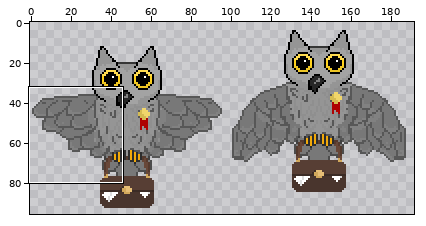
One commit to this sprite sheet: CCGJ2022/Assets/Resources/Sprites/owl.png. Above: a wide view before the commit, with the close-up outlined.
Close-up. As it was:
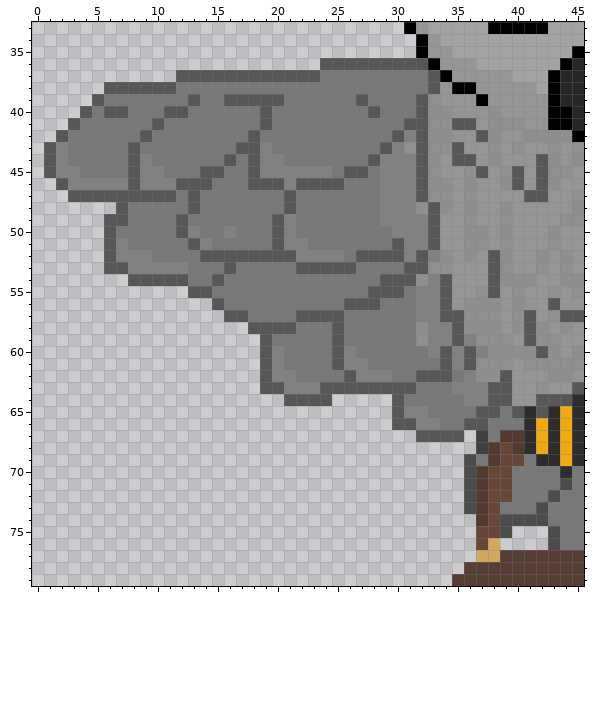
The file is 192x96 pixels. Colours within 5 levels of each other are drawn and written as one. Shown: x 0..45, y 33..79. The commit also changed other parts of the picture, which this record leaves out.
The result:
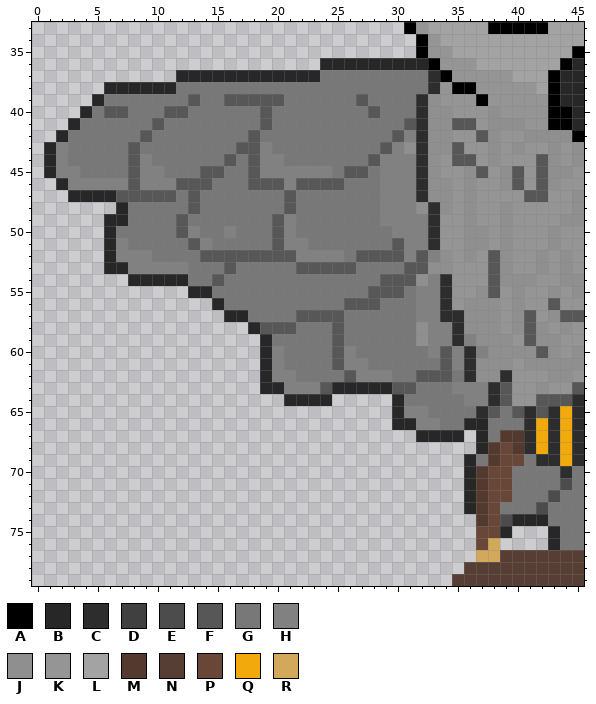
Palette (. is transparent): A #000000  B #272727  C #2d2d2d  D #404040  E #4c4c4c  F #575757  G #787878  H #818181  J #8f8f8f  K #959595  L #a3a3a3  M #543a2e  N #573e34  P #684738  Q #f1a90b  R #d2a85b
Edits made:
@@ x 0..45 @@
 35 ................................AKKLLLLLLLLLLA
-36 ........................FFFFFFFFFAKKKLLLLLLLAB
-37 ............FFFFFFFFFFFFGGGGGGGGGFAKKKKKLLLABB
-38 ......FFFFFFGGGGGGGGGGGGGGGGGGGGGFKAAKKKKKLABB
-39 .....FGGGGGGGFGGFFFFFGGGGGGFGGGGFJKKKAKKKKKABB
-40 ....FGFFGGGFFGGGGGGFGGGGGGGGFGGGFJJKKKJKKKKAAB
-41 ...FGGGGGGFGGGGGGGGFGGGGGGGGGGGFFJJFFKJJJKKAAB
-42 ..FGGGGGGFGGGGGGGGFGGGGGGGGGGGFHFJJKKFJKKJJJJA
-43 .FHGGGGGFGGGGGGGGFFHGGGGGGGGGFHJFJJFKKJKJKKJKJ
-44 .FHGGGGGFHGGGGGGFGFHHGGGGGGGFHHHFJKFFKJKKKFJKJ
-45 .FHHGGGGFHHGGGFFGGFHHHHHHGFFGHHHFJKKJFKJFKFJJK
-46 ..FHHHHHFHHHFFFGGGFFFHFFFFGGGHHHFJJKJKKJFKFJKK
-47 ...FFFFFFFFFGFGGGGGGGFGGGGGGGHHHFJJKJKKKKFFKKJ
-48 .......FGGGGGFGGGGGGGFGGGGGGGHHHJFJKJKKJKKKKKJ
-49 ......FFGGGGFGGGGGGGFHGGGGGGGHHHHFKKJKKJKKKKJJ
-50 ......FGGGGGFHGGHGGGFHGGGGGGGGHHHFKKJJKJKKKJKK
-51 ......FHGGGGGFHGGGGGFHHGGGGGGGFHHFKKJJKJKKKJKK
-52 ......FHHHGGGGFFFFFFFFHHHHGFFFFHFHJKJKFJKKJKJK
-53 ......FFHHHHHGGGFGGGGGFFFFFGGGGFFJJKKKFJKKJKJK
-54 ........FFFFFGGFGGGGGGGGGGGGGFFFJHFKKKFJJJKKJJ
-55 .............FFGGGGGGGGGGGGGFFFGHHFKKJFKJKKJKJ
-56 ...............FGGGGGGGGGGFFFGGGHHFKJJJKJKKFKK
-57 ................FFGGGGFFFFGGGGGGHHFFJJJKJFKJFF
-58 ..................FFFFGGGFGGGGGGJHHFJJJKJFJKJK
-59 ...................FGGGGGFGGGGGGJHHFHJJJKFJJKK
-60 ...................FHGGGGFHGGGGGGHFHFHJJJJFJKJ
-61 ...................FHGGGGFHHGGGGGGFHFJJJKJJJJJ
-62 ...................FHHGGGGFHHHGGFFFGHJJFKKKJJK
-63 ...................FFHHHFFFFFFFFGGGHHHFFKKJKKF
-64 .....................FFFF.....FGGGGGHHFFKKFFFC
-65 ..............................FHHGGGGFFGFCFCQC
-66 ..............................FFHHGGFFGGGCQCQC
-67 ................................FFFF.DGMMCQCQC
-68 .....................................DMPMCQCQC
-69 ....................................EGMPPGCCQC
-70 ....................................EMPPGGGGCG
-71 ....................................EMPPGGGGEG
-72 ....................................EMPPGGGEGG
-73 ....................................EMPGGGEGGG
-74 .....................................MPEEEEGGG
-75 .....................................PPE...EGG
-76 .....................................PR....EGG
+36 ........................BBBBBBBBBAKKKLLLLLLLAB
+37 ............BBBBBBBBBBBBGGGGGGGGGCAKKKKKLLLABB
+38 ......BBBBBBGGGGGGGGGGGGGGGGGGGGGCKAAKKKKKLABB
+39 .....BGGGGGGGFGGFFFFFGGGGGGFGGGGCJKKKAKKKKKABB
+40 ....BGFFGGGFFGGGGGGFGGGGGGGGFGGGCJJKKKJKKKKAAB
+41 ...BGGGGGGFGGGGGGGGFGGGGGGGGGGGFCJJFFKJJJKKAAB
+42 ..BGGGGGGFGGGGGGGGFGGGGGGGGGGGFHCJJKKFJKKJJJJA
+43 .BHGGGGGFGGGGGGGGFFHGGGGGGGGGFHJCJJFKKJKJKKJKJ
+44 .BHGGGGGFHGGGGGGFGFHHGGGGGGGFHHHCJKFFKJKKKFJKJ
+45 .BHHGGGGFHHGGGFFGGFHHHHHHGFFGHHHCJKKJFKJFKFJJK
+46 ..BHHHHHFHHHFFFGGGFFFHFFFFGGGHHHCJJKJKKJFKFJKK
+47 ...BBBBFFFFFGFGGGGGGGFGGGGGGGHHHCJJKJKKKKFFKKJ
+48 .......BGGGGGFGGGGGGGFGGGGGGGHHHJCJKJKKJKKKKKJ
+49 ......BBGGGGFGGGGGGGFHGGGGGGGHHHHCKKJKKJKKKKJJ
+50 ......BGGGGGFHGGHGGGFHGGGGGGGGHHHCKKJJKJKKKJKK
+51 ......BHGGGGGFHGGGGGFHHGGGGGGGFHHCKKJJKJKKKJKK
+52 ......BHHHGGGGFFFFFFFFHHHHGFFFFHFHJKJKFJKKJKJK
+53 ......BBHHHHHGGGFGGGGGFFFFFGGGGFFJJKKKFJKKJKJK
+54 ........BBBBBGGFGGGGGGGGGGGGGFFFJHCKKKFJJJKKJJ
+55 .............BBGGGGGGGGGGGGGFFFGHHCKKJFKJKKJKJ
+56 ...............BGGGGGGGGGGFFFGGGHHCKJJJKJKKFKK
+57 ................BBGGGGFFFFGGGGGGHHCCJJJKJFKJFF
+58 ..................BFFFGGGFGGGGGGJHHCJJJKJFJKJK
+59 ...................BGGGGGFGGGGGGJHHCHJJJKFJJKK
+60 ...................BHGGGGFHGGGGGGHFHCHJJJJFJKJ
+61 ...................BHGGGGFHHGGGGGGFHCJJJKJJJJJ
+62 ...................BHHGGGGFHHHGGFFFGCJJCKKKJJK
+63 ...................BBHHHFBBBBBFFGGGHHHCFKKJKKF
+64 .....................BBBB.....BGGGGGHHCFKKFFFC
+65 ..............................BHHGGGGCFGFCFCQC
+66 ..............................BBHHGGBBGGGCQCQC
+67 ................................BBBB.BGMMCQCQC
+68 .....................................BMPMCQCQC
+69 ....................................BGMPPGCCQC
+70 ....................................BMPPGGGGCG
+71 ....................................BMPPGGGGEG
+72 ....................................BMPPGGGEGG
+73 ....................................BMPGGGEGGG
+74 .....................................MPEBBBGGG
+75 .....................................PPB...BGG
+76 .....................................PR....BGG
 77 .....................................RRNNNNNNN
Changed places in both close-ups, as pixel boxes (x1, y1, x2, y2):
changed: (44, 58, 560, 550)
